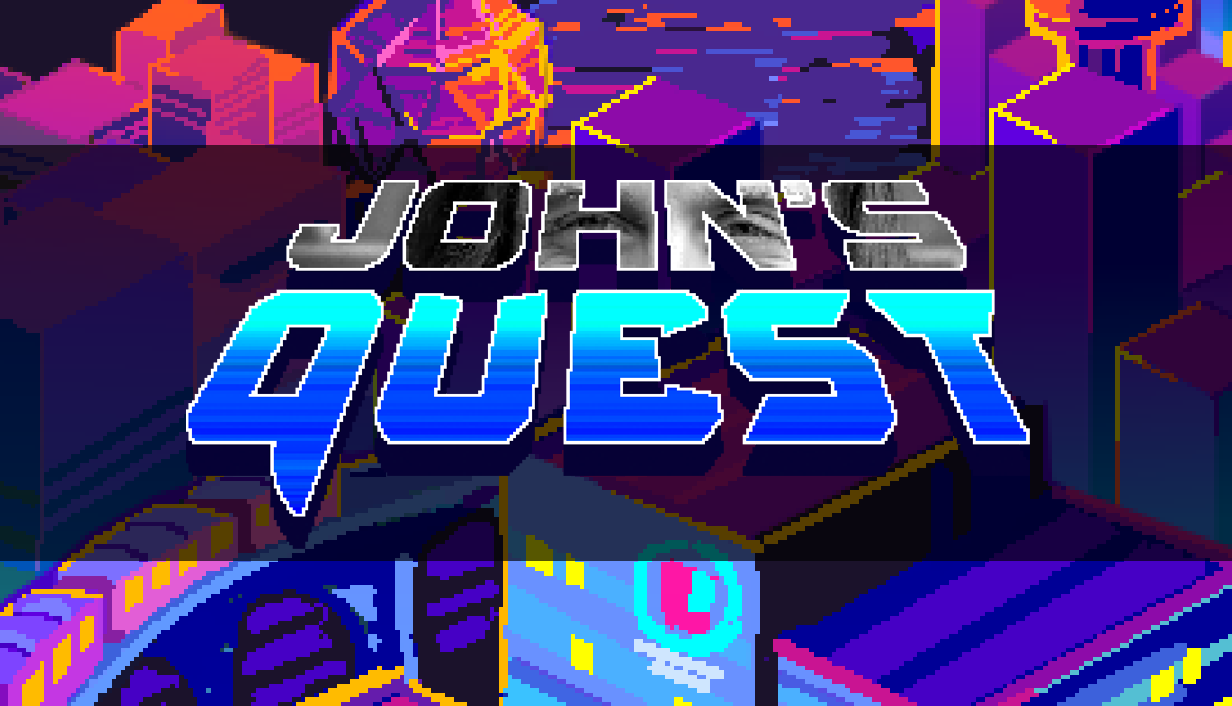
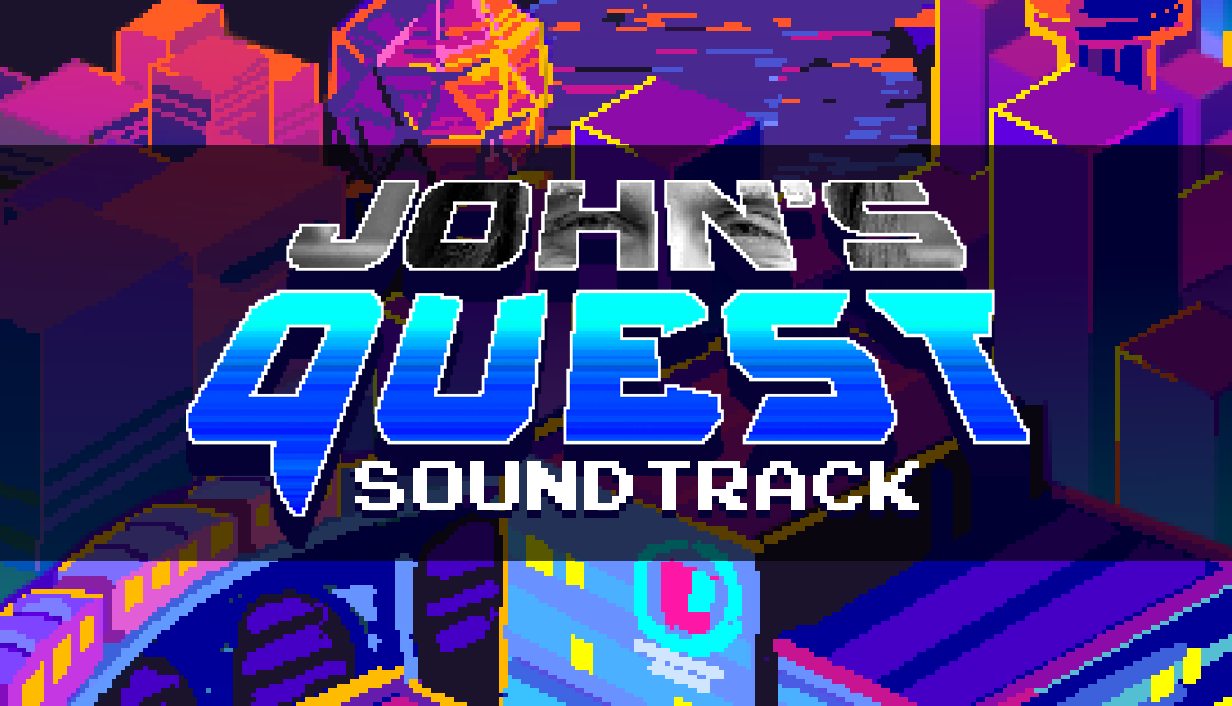
The second 1232 × 706 image is a revision of the first. Changes to its layers:
added layer "SOUNDTRACK" above "logo" over [355, 461, 919, 510]
painted on "Rectangle 1" over [355, 461, 919, 518]